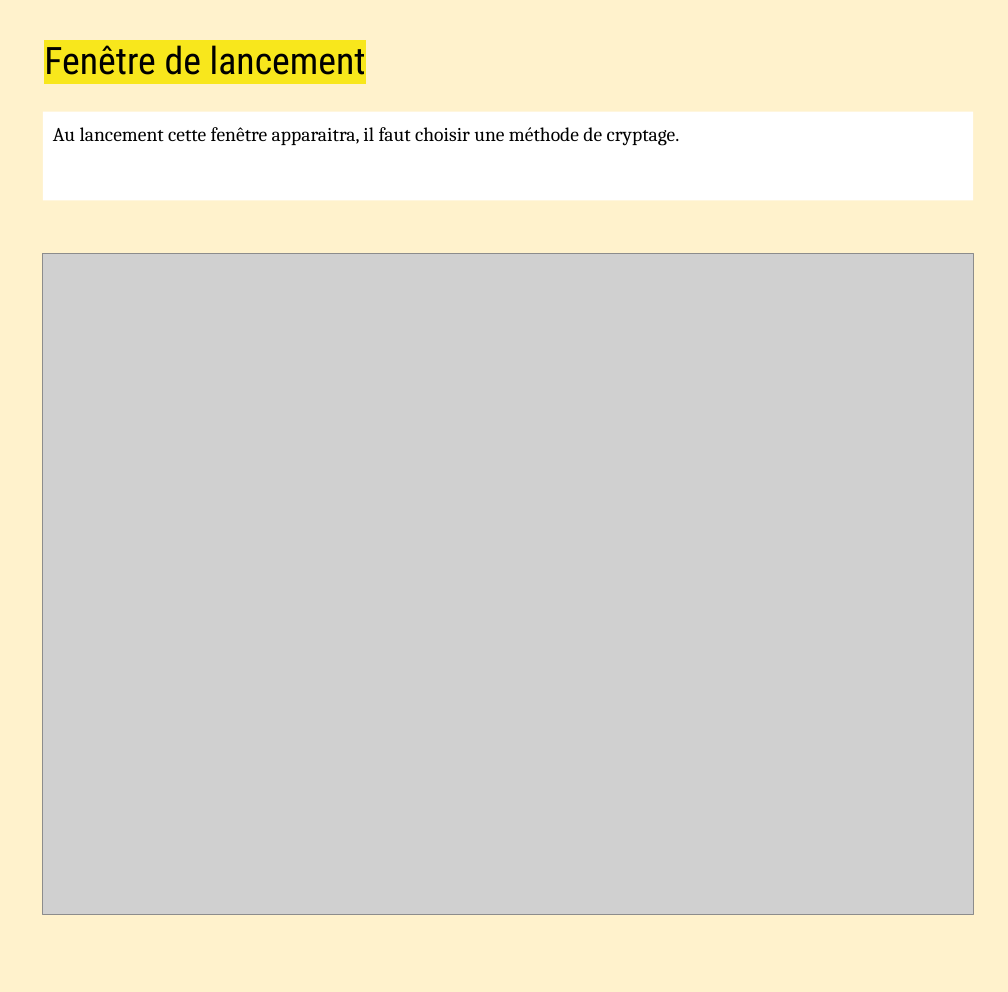
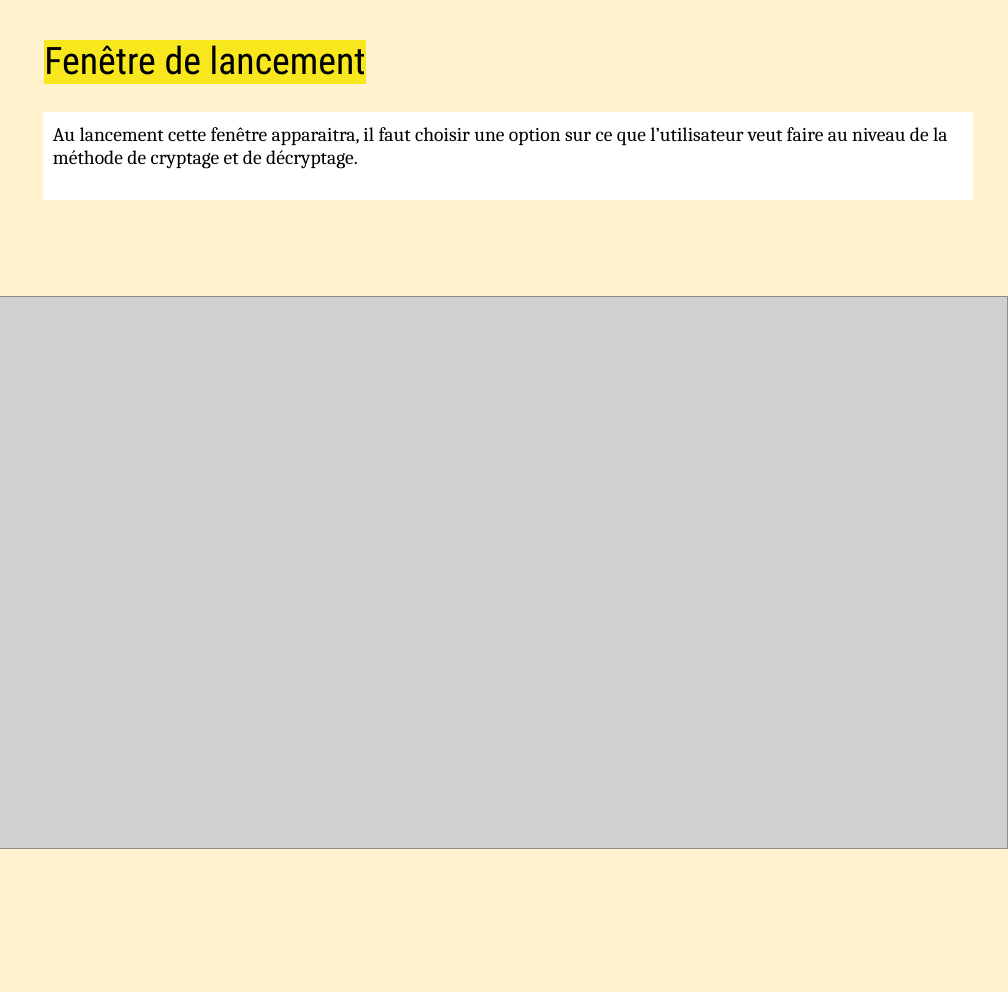
Before and after one commit to AJTheEnder/CryptoBib, a slide deck: slide 5 of Doc/Analyse fonctionnelle CryptoBib.pptx. Drawn at 1008x992 pixels with LibreOffice and Linux fonts; fonts in the diff are those of the drawing; grey boxes stand for pictures. Boxes give left, top, right and bottom in pixels: in the first picture for what was removed or moved away, otherwise in the second. Text is boxed around its words. In the diff, an @@ line names an element or a change of style, - is before the commit and + after.

```diff
--- a/Doc/Analyse fonctionnelle CryptoBib.pptx
+++ b/Doc/Analyse fonctionnelle CryptoBib.pptx
@@ text in rectangle at (53,127,948,169): text changed @@
-Au lancement cette fenêtre apparaitra, il faut choisir une méthode de cryptage.
+Au lancement cette fenêtre apparaitra, il faut choisir une option sur ce que l’utilisateur veut faire au niveau de la méthode de cryptage et de décryptage.
@@ picture: place and size @@
-picture at (43,254,974,915)
+picture at (0,297,1008,849)
```
Also in this commit, not shown: 2 other slides changed, 1 slide removed, 1 other file.
